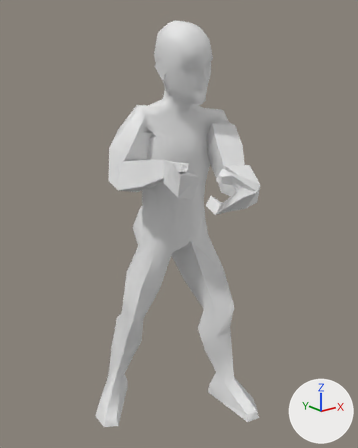
The FBX model media/anims_X/normal/TTRP_HoldAtGunpointRifle.fbx as it was, and as the next commit left it.
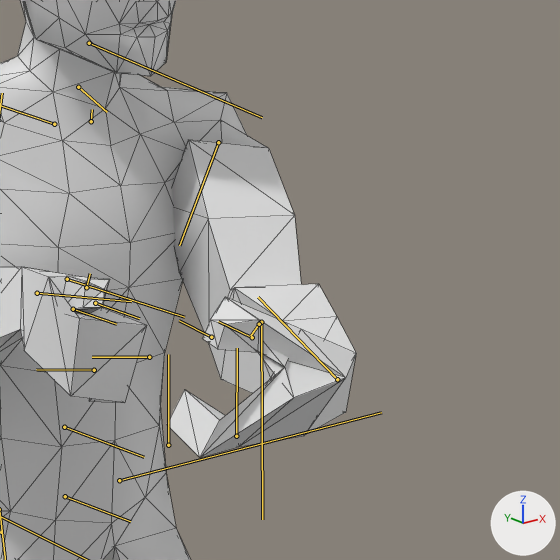
Each version is shown whole from a 50 mm lens placed at (-0.731, -0.914, 0.87), pointed at (-0.051, -0.063, 0.53), then close up on the part from 44% to 89% of the width and 18% to 55% of the height. The lights are fixed; the arrows at lower right show +X, +Y and +Z. Both versions are drawn at frame 61 of the action 'TTRP_HoldAtGunpointRifle'; the numbers are the values there. The bones that bend it are drawn over the model as lines in the close-ups. The close-ups show mesh edges as thin lines.

The first close-up shows 'Body_NoDress'.
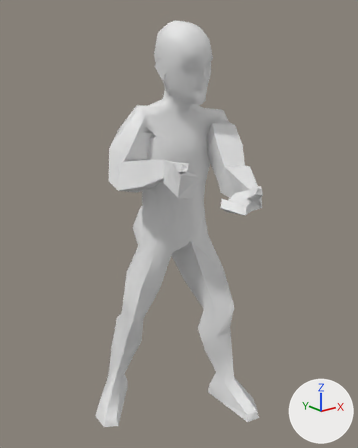
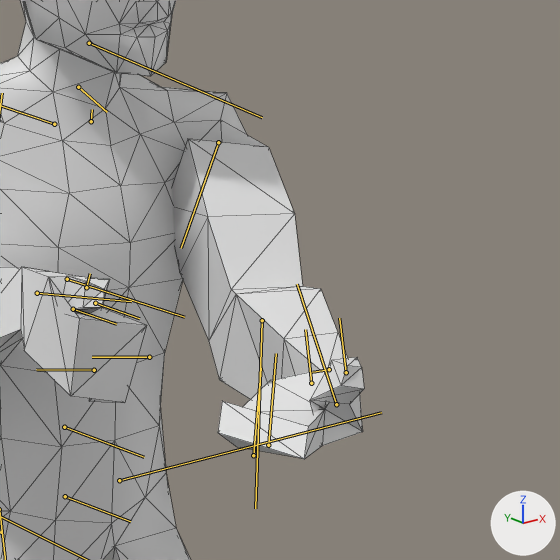
Pixel boxes (x1, y1, x2, y2) of what changed, in the close-ups (560 x 560 px):
'Body_NoDress', posed: before (0, 0, 356, 560); after (0, 0, 364, 560)
bone 'Bip01_L_UpperArm', root to tip: before (218, 142) to (179, 245); after (218, 142) to (181, 248)
bone 'Bip01_L_Forearm', root to tip: before (261, 322) to (262, 519); after (262, 320) to (255, 508)
bone 'Bip01_L_Hand', root to tip: before (337, 379) to (258, 297); after (336, 404) to (297, 284)
bone 'Bip01_L_Finger0', root to tip: before (252, 337) to (218, 321); after (311, 383) to (305, 329)
bone 'Bip01_L_Finger1', root to tip: before (236, 436) to (237, 348); after (253, 455) to (261, 368)

The edits, one by one:
Bone 'Bip01_L_UpperArm' (bone_bip01_l_upperarm) turns from (-74, 29, -70) to (-74, 28, -71) degrees about its own x, y and z.
Bone 'Bip01_L_Forearm' (bone_bip01_l_forearm) turns from (0, 0, -37) to (0, 0, -29) degrees about its own x, y and z.
Bone 'Bip01_L_Hand' (bone_bip01_l_hand) turns from (-27, 3, 49) to (-58, 13, 37) degrees about its own x, y and z.
Bone 'Bip01_L_Finger0' (bone_bip01_l_finger0) moves from (0.5, 2.8, -1.1) to (0.0, 1.8, -0.7).
Bone 'Bip01_L_Finger0' (bone_bip01_l_finger0) turns from (-4, -22, 8) to (-39, 32, -26) degrees about its own x, y and z.
Bone 'Bip01_L_Finger1' (bone_bip01_l_finger1) turns from (-51, 4, 0) to (-18, 43, 2) degrees about its own x, y and z.
